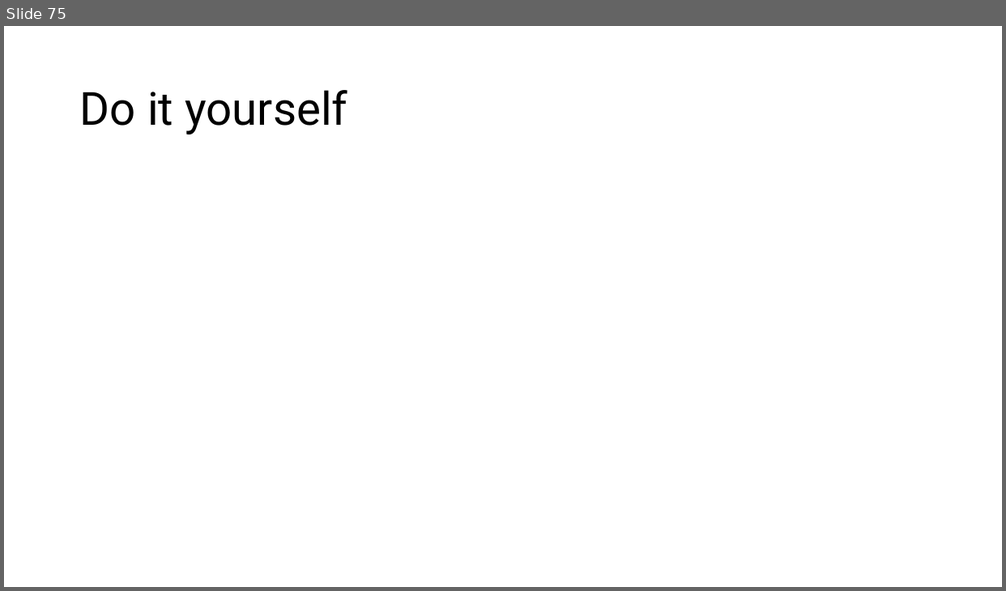
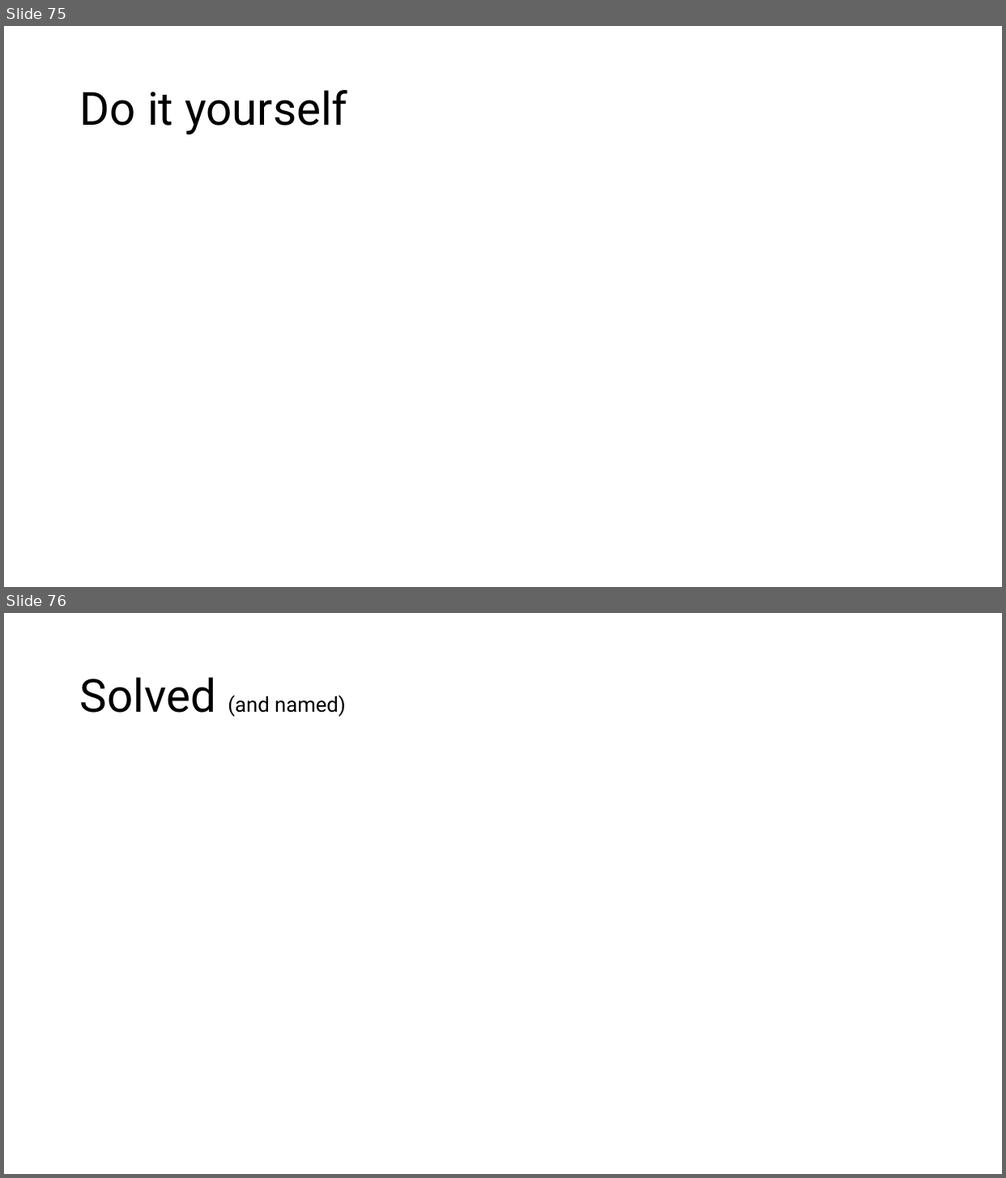
Before and after one commit to MoklaEducation/ems_winter_2025_acsl101, a slide deck: all/ExploringCSConceptsViaACSLCompetitions_all.pptx. Shown one above the other, each under a label of ours: slide 75 before the commit, slides 75 and 76 after it. The pictures are 1006x591 and 1006x1178 pixels, drawn with LibreOffice and Linux fonts; fonts in the diff are those of the drawing; grey boxes stand for pictures. Boxes give left, top, right and bottom in pixels: in the first picture for what was removed or moved away, otherwise in the second. Text is boxed around its words. In the diff, an @@ line names an element or a change of style, - is before the commit and + after.

```diff
--- a/all/ExploringCSConceptsViaACSLCompetitions_all.pptx
+++ b/all/ExploringCSConceptsViaACSLCompetitions_all.pptx
@@ slide 76 added at [4, 613, 1002, 1174], background #FFFFFF @@
@@ title added at [80, 677, 346, 717], 20 pt, text #000000 @@
+Solved (and named)
```
Also in this commit, not shown: 3 other slides added, 1 other file.
